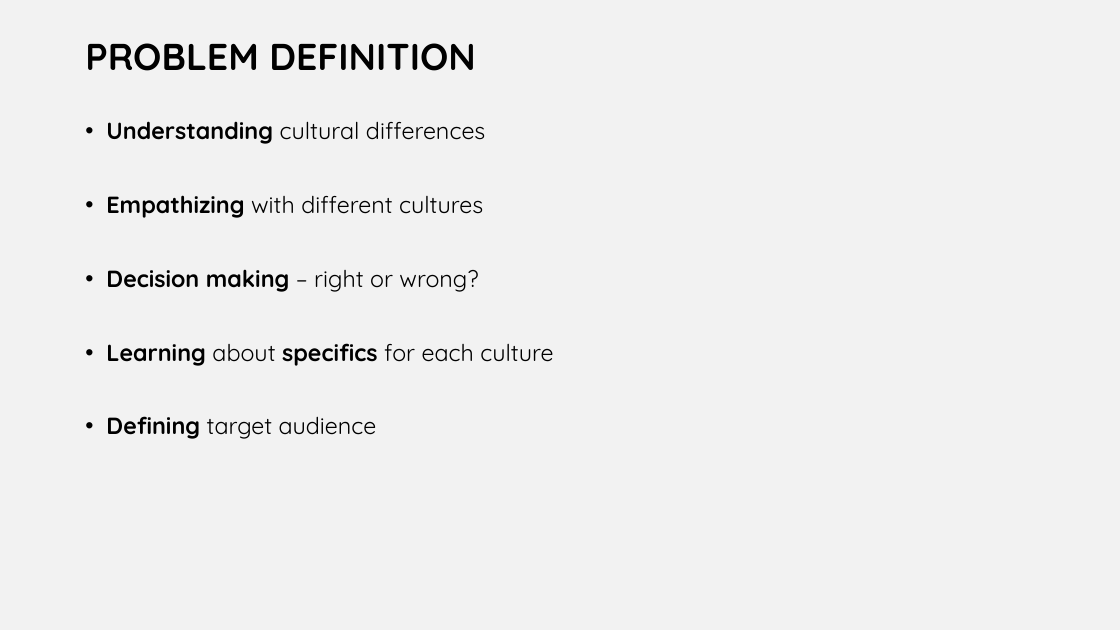
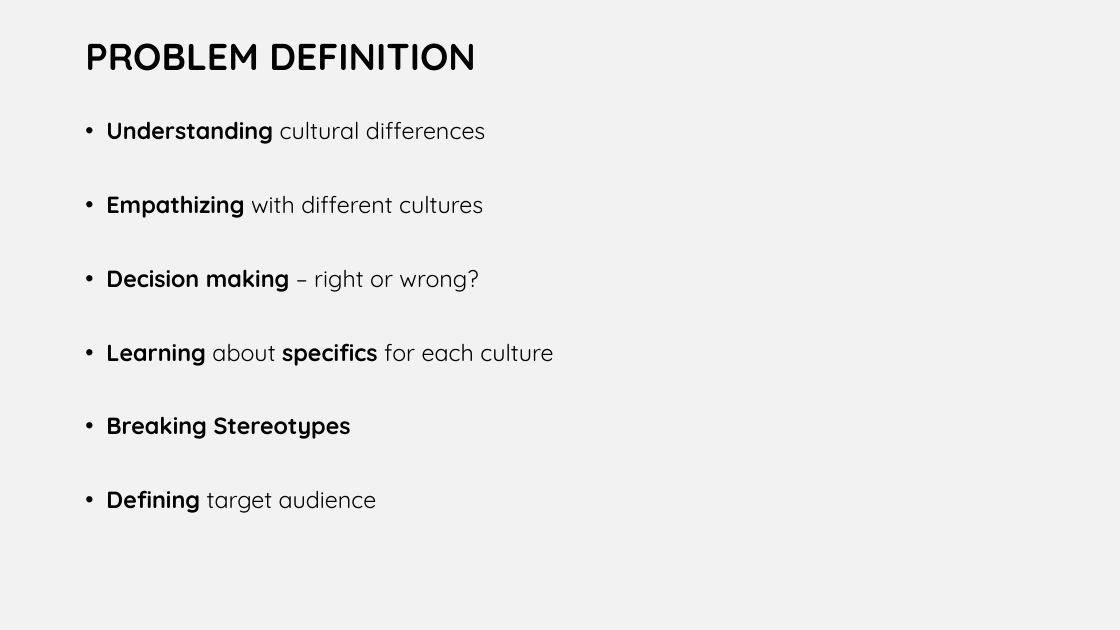
Before and after one commit to legendely/project_group_theme1.1-2015-16-, a slide deck: slide 3 of game-concept.pptx. Drawn at 1120x630 pixels with LibreOffice and Linux fonts; fonts in the diff are those of the drawing. Boxes give left, top, right and bottom in pixels: in the first picture for what was removed or moved away, otherwise in the second. Text is boxed around its words. In the diff, an @@ line names an element or a change of style, - is before the commit and + after.

```diff
--- a/game-concept.pptx
+++ b/game-concept.pptx
@@ text at bbox=[106, 416, 351, 439]: paragraph added @@
+• Breaking Stereotypes
```
Also in this commit, not shown: 6 other slides changed, 1 slide added.
